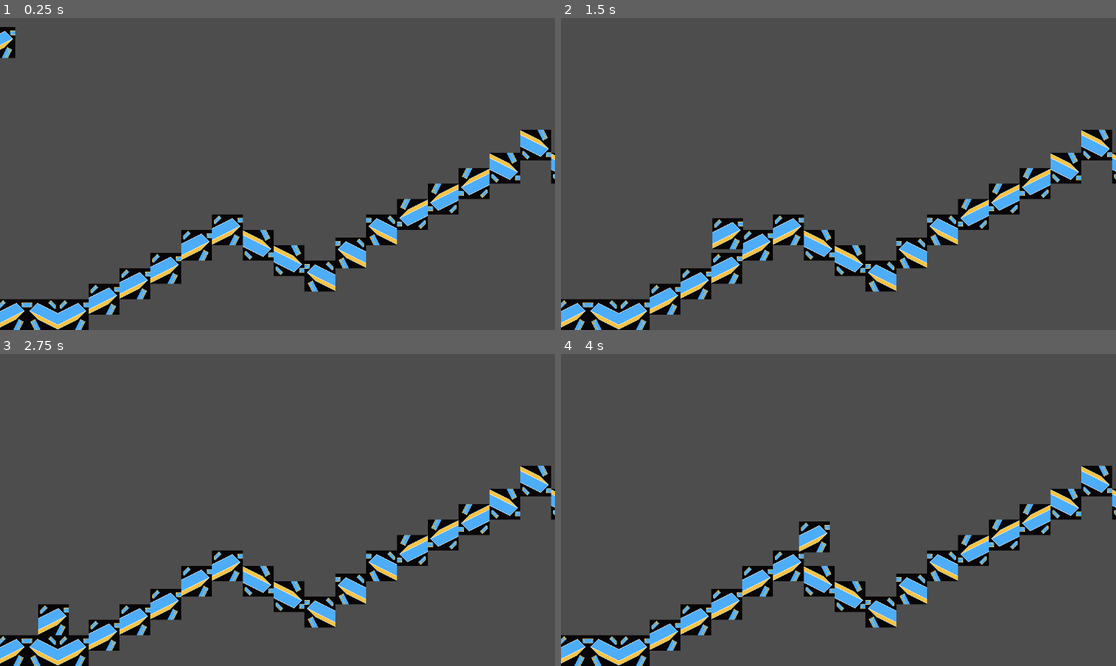
Above: before the commit, frames 1-4 (two rows, left to right).
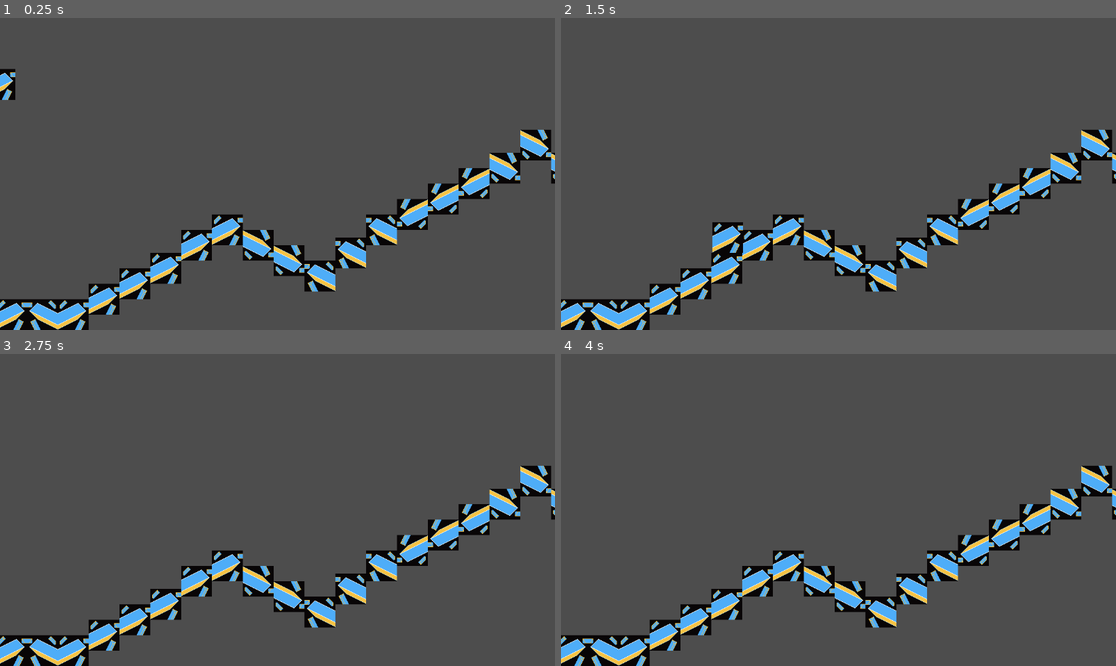
Above: after the commit, the same moments.

Repository: DaBlower/chronotime
Game: Godot game, scene res://scenes/main.tscn
Same seed, same stepped clock (60 frames per second), same inputs: the game is played once before the commit and once after it.
Inputs:
- Up to frame 1 (0.25 s): no input
- Up to frame 2 (1.5 s): tap Enter at 0.5 s; hold D (move_right) from 0.53 s (still down); tap Space (jump) at 0.6, 0.77, 1.07, 1.35 s
- Up to frame 3 (2.75 s): tap Space (jump) at 1.52, 1.82, 2.1 s; release D (move_right) at 2.03 s; hold A (move_left) from 2.03 s (still down)
- Up to frame 4 (4 s): release A (move_left) at 2.78 s; hold D (move_right) from 2.78 s (still down); tap Space (jump) at 2.85, 3.02, 3.32, 3.6, 3.77 s

The runs differ from the first frame. In frame 1, 0.5% of the frame differs, in the area x 0-3%, y 2-27%; in frame 2, 0.4%; in frame 3, 0.5%; in frame 4, 0.6%, in the area x 42-49%, y 53-64%.

Commit message:
fix movement and change gravity

Diff:
--- a/project.godot
+++ b/project.godot
@@ -45,7 +45,7 @@
 
 [physics]
 
-2d/default_gravity=1500.0
+2d/default_gravity=4500.0
 
 [rendering]
 
--- a/scripts/movement.gd
+++ b/scripts/movement.gd
@@ -8,29 +8,33 @@
 @export var speed := 600.0 # := means that the value and TYPE are equal
 @export var jump_strength := 700.0 # how strong a jump is (the velocity added)
 @export var maximum_jumps := 2 # to allow for double jumping
-@export var double_jump_strength := 1200.0 # a weaker jump strength for double jumps
-
+@export var double_jump_strength := 600.0 # a weaker jump strength for double jumps
+var was_on_floor := false
+var jumps_made := 0
 
 func _physics_process(delta: float) -> void:
 	# variables
-	var jumps_made := 0
 	var is_falling := velocity.y > 0.0 and not is_on_floor()
 	var is_jumping := Input.is_action_just_pressed("jump") and (is_on_floor() or !coyote_time.is_stopped()) # jumps if key is pressed and is on floor or coyote time hasn't ended
-	var is_double_jumping := Input.is_action_just_pressed("jump") and is_on_floor() and coyote_time.is_stopped()
+	var is_double_jumping := Input.is_action_just_pressed("jump") and is_falling and coyote_time.is_stopped()
 	var is_jump_cancelled := Input.is_action_just_released("jump") and velocity.y < 0.0
 	var is_idle := is_on_floor() and is_zero_approx(velocity.x)
 	var is_running := is_on_floor() and not is_zero_approx(velocity.x)
-
 
 	var direction := Input.get_axis("move_left", "move_right") # move_left is negative and move_right is positive
 
 	velocity.x = direction * speed
 
+	if not is_on_floor() and was_on_floor:
+		coyote_time.start()
+
+	was_on_floor = is_on_floor()
+
+
 	# handle jumps
 	if is_jumping:
 		jumps_made += 1
 		velocity.y = -jump_strength
-		coyote_time.start()
 	elif is_double_jumping:
 		jumps_made += 1
 		if jumps_made <= maximum_jumps:
